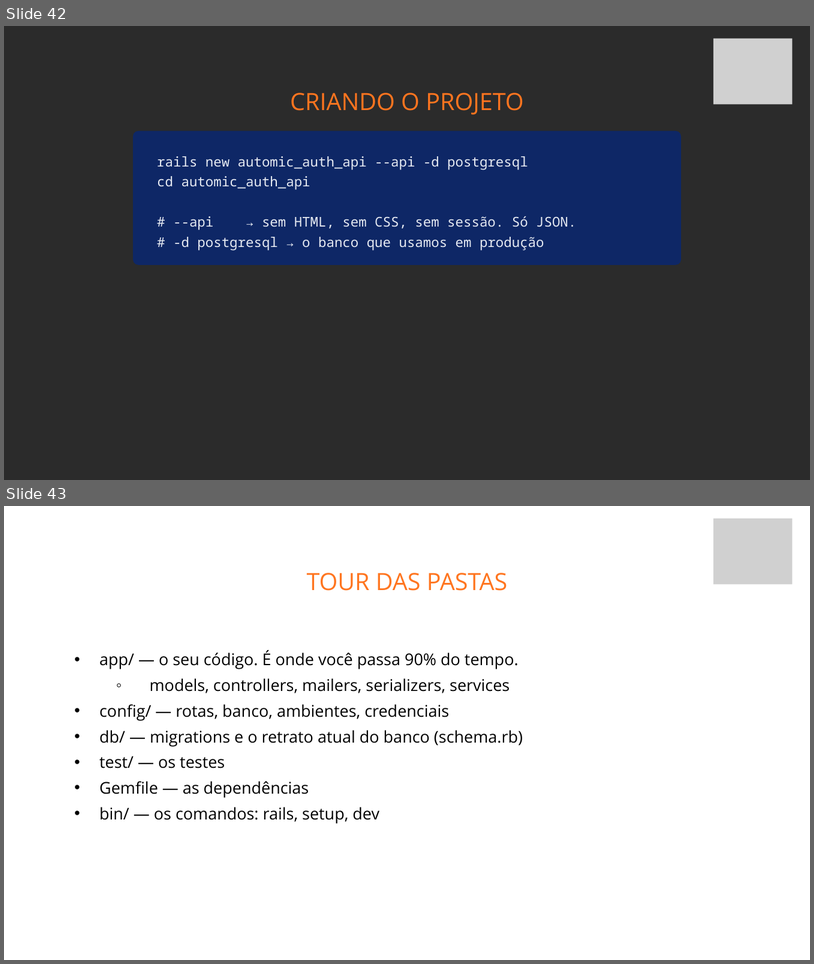
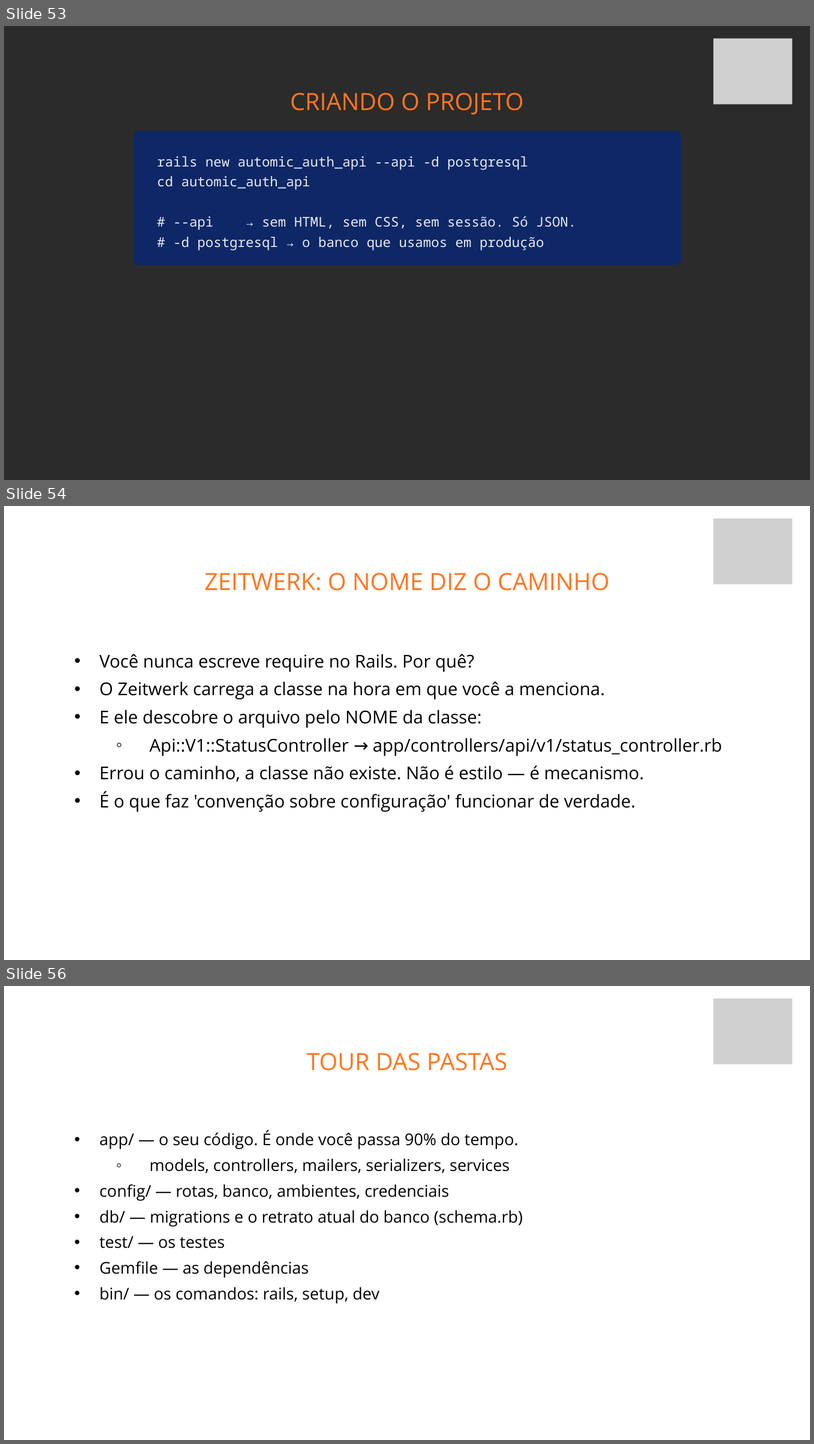
Before and after one commit to fabriciosiqueira08/capacitacao-gabarito, a slide deck: slides/build/aula-01-fundamentos-de-back-end.pptx. Shown one above the other, each under a label of ours: slides 42 and 43 before the commit, slides 53, 54 and 56 after it; the slides between them are not shown. The pictures are 814x964 and 814x1444 pixels, drawn with LibreOffice and Linux fonts; fonts in the diff are those of the drawing; grey boxes stand for pictures; background and template pictures are left out; a plain dark background stands for a picture behind light text. Boxes give left, top, right and bottom in pixels: in the first picture for what was removed or moved away, otherwise in the second. Text is boxed around its words. In the diff, an @@ line names an element or a change of style, - is before the commit and + after.

```diff
--- a/slides/build/aula-01-fundamentos-de-back-end.pptx
+++ b/slides/build/aula-01-fundamentos-de-back-end.pptx
@@ slide 54 added at [4, 506, 810, 960], background picture (left out) @@
@@ picture added at [714, 519, 792, 584] @@
@@ text added at [204, 573, 609, 591], 42.4 pt, text #FF751F @@
+ZEITWERK: O NOME DIZ O CAMINHO
@@ text added at [99, 654, 723, 811], 31.6 pt, text #000000 @@
+  • Você nunca escreve require no Rails. Por quê?
+  • O Zeitwerk carrega a classe na hora em que você a menciona.
+  • E ele descobre o arquivo pelo NOME da classe:
+    ◦ Api::V1::StatusController → app/controllers/api/v1/status_controller.rb
+  • Errou o caminho, a classe não existe. Não é estilo — é mecanismo.
+  • É o que faz 'convenção sobre configuração' funcionar de verdade.
@@ what was slide 42 is now slide 53 @@
@@ what was slide 43 is now slide 56 @@
```
Also in this commit, not shown: 12 other slides added, 14 other files.
